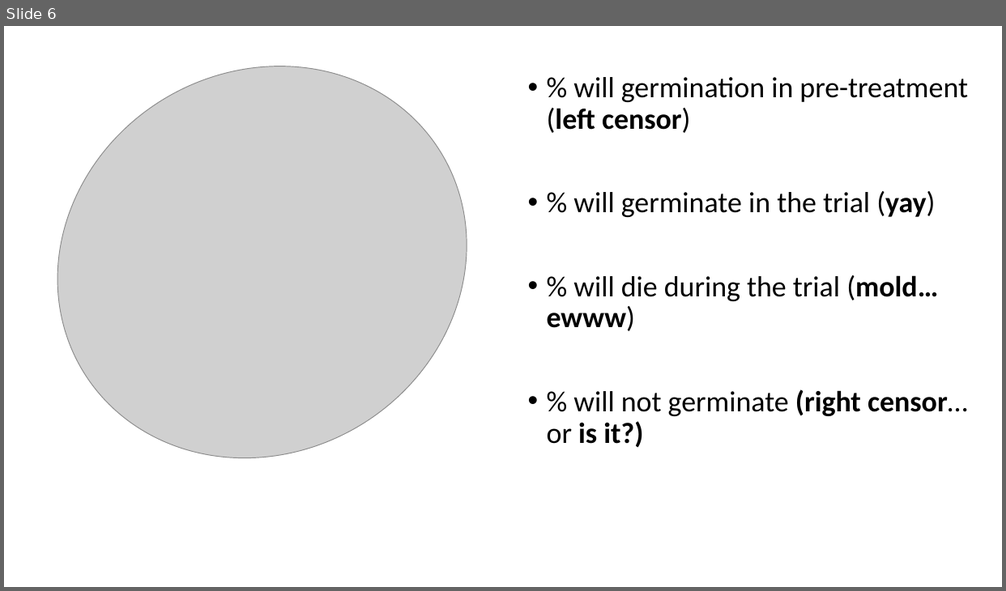
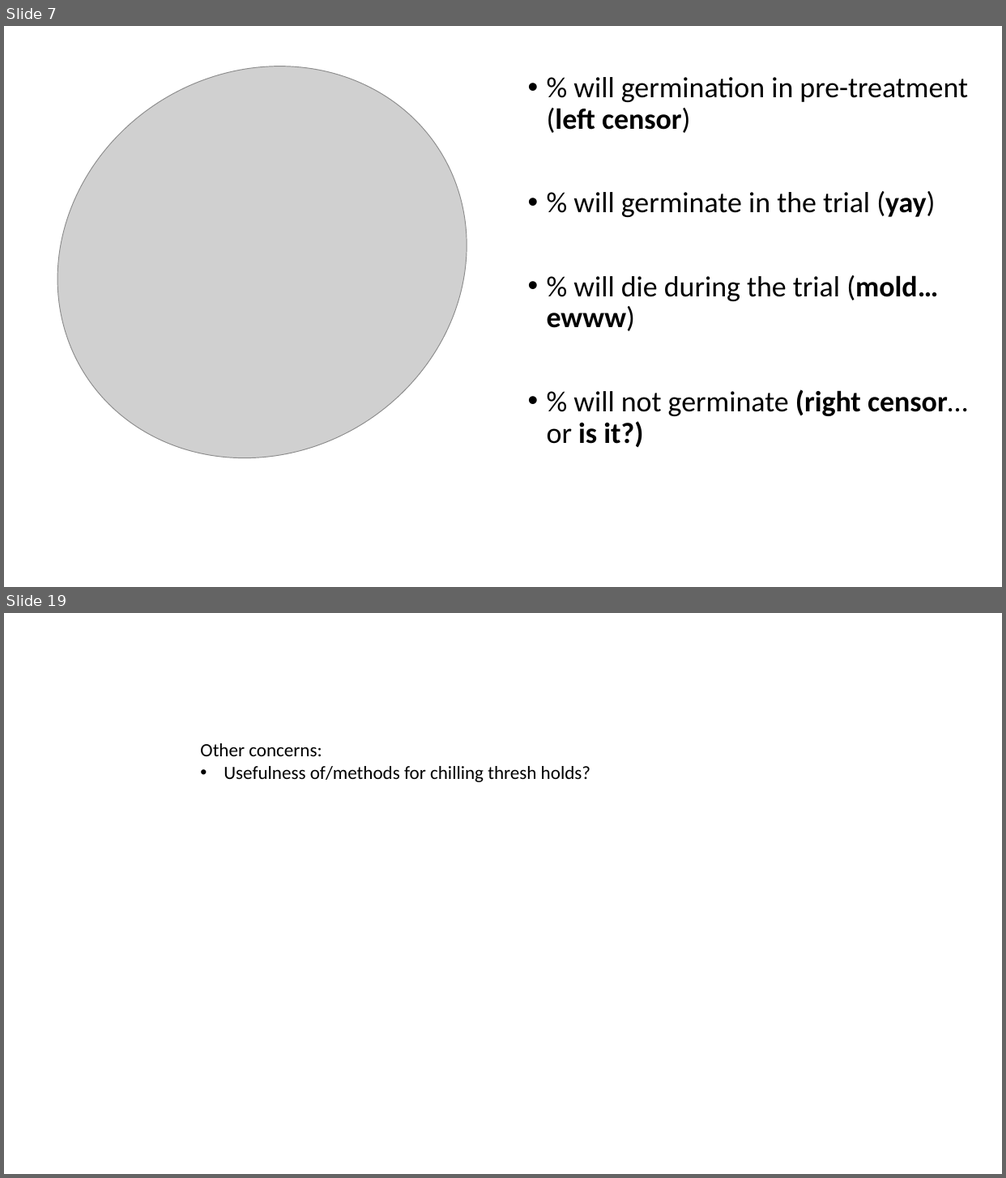
Before and after one commit to dbuona/timetogerminate, a slide deck: germination_trials/seed_update_labmeeting.pptx. Shown one above the other, each under a label of ours: slide 6 before the commit, slides 7 and 19 after it; the slides between them are not shown. The pictures are 1006x591 and 1006x1178 pixels, drawn with LibreOffice and Linux fonts; fonts in the diff are those of the drawing; grey boxes stand for pictures. Boxes give left, top, right and bottom in pixels: in the first picture for what was removed or moved away, otherwise in the second. Text is boxed around its words. In the diff, an @@ line names an element or a change of style, - is before the commit and + after.

```diff
--- a/germination_trials/seed_update_labmeeting.pptx
+++ b/germination_trials/seed_update_labmeeting.pptx
@@ slide 19 added at (4, 613, 1002, 1174), background #FFFFFF @@
@@ text added at (200, 743, 590, 782), 18 pt, text #000000 @@
+Other concerns:
+• Usefulness of/methods for chilling thresh holds?
@@ what was slide 6 is now slide 7 @@
```
Also in this commit, not shown: 4 slides changed, 12 other slides added, 3 slides removed, 15 other files.
